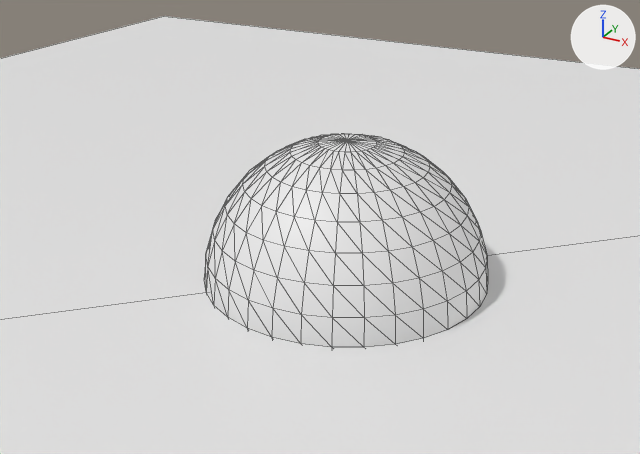
The glTF model html/asset/stage.gltf as it was, and as the next commit left it.
Rendered twice from a 50 mm lens placed at (2.57, -5.05, 2.85), pointed at (-0.22, 0.02, 0.31). Lighting does not change. The marker at upper right points along +X, +Y and +Z. Mesh edges are drawn as thin lines. Where no turn or scale is listed for an object, it has been applied to the vertices.
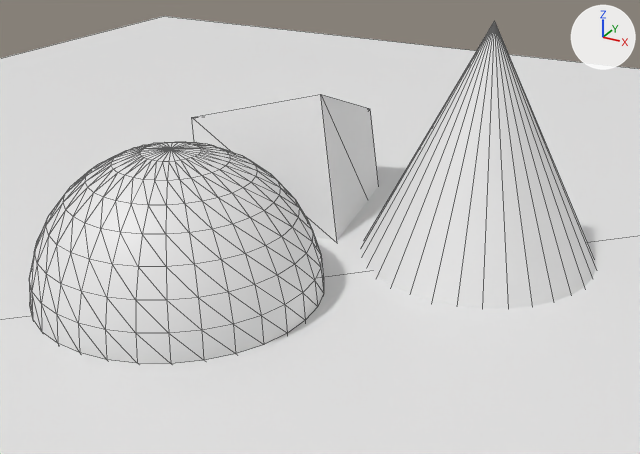
Where the change shows, as pixel boxes [x1, y1, x2, y2] in the pictures (640 x 454 px):
'Sphere', moved
    before: [204, 134, 488, 347]
    after: [29, 142, 324, 364]
'Cone', added
    after: [362, 21, 596, 308]
'Cube', added
    after: [192, 94, 379, 241]

What changed in the scene script:
```text
Add me_cube:
    me_cube.from_pydata([(-0.34, -0.82, -0.47), (-0.68, -0.46, 0.58), (-0.42, 0.26, -0.87), (-0.77, 0.62, 0.18), (0.77, -0.62, -0.18), (0.42, -0.26, 0.87), (0.68, 0.46, -0.58), (0.34, 0.82, 0.47)], [], [(0, 1, 3), (0, 3, 2), (2, 3, 7), (2, 7, 6), (6, 7, 5), (6, 5, 4), (4, 5, 1), (4, 1, 0), (2, 6, 4), (2, 4, 0), (7, 3, 1), (7, 1, 5)])
Add me_cone:
    me_cone.from_pydata(...)  # a 32-sided cone pointing to +z spanning x -1.0..1.0, y -1.0..1.0, z -1.0..1.0
Change ob_sphere:
    ob_sphere.location: (0.0, 0.0, 0.0) -> (-0.922, -0.714, 0.0)
Add ob_cube:
    ob_cube = bpy.data.objects.new('Cube', me_cube)
    ob_cube.location = (-1.083, 1.093, 0.159)
Add ob_cone:
    ob_cone = bpy.data.objects.new('Cone', me_cone)
    ob_cone.location = (0.696, 0.789, 0.724)
```
